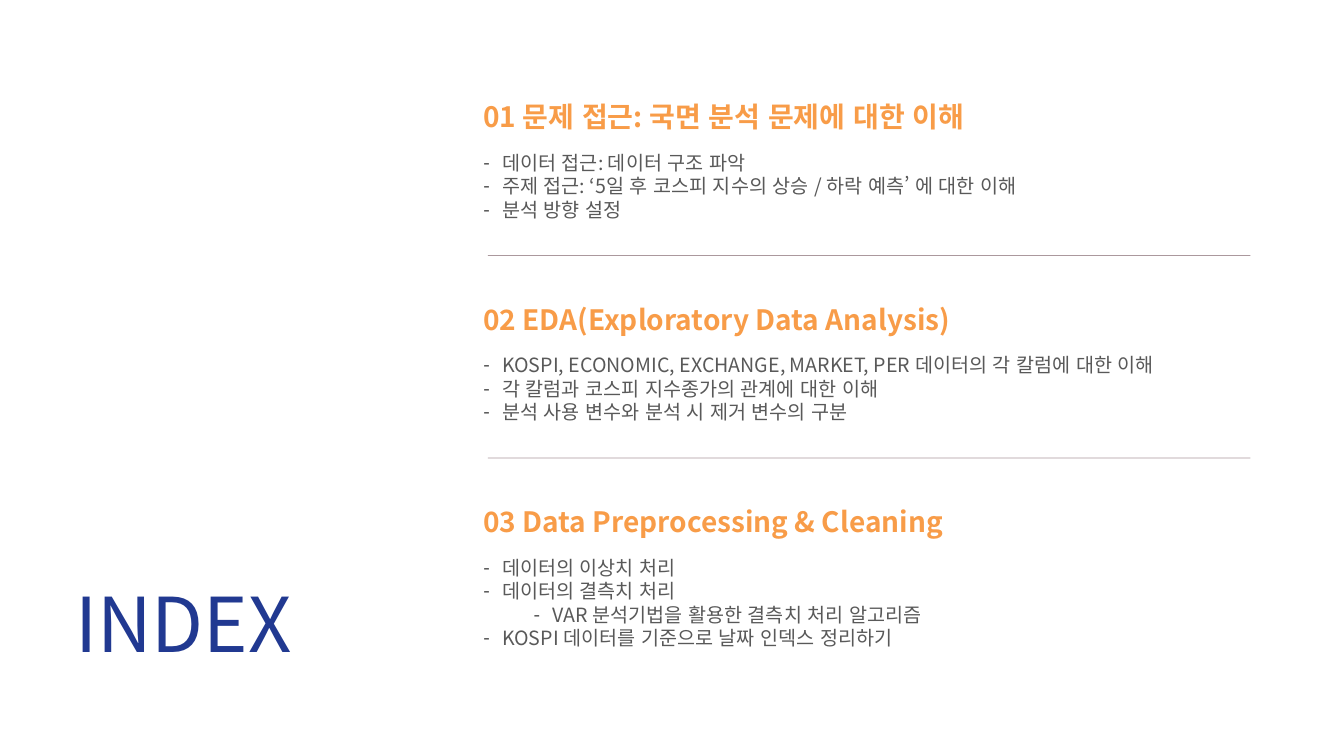
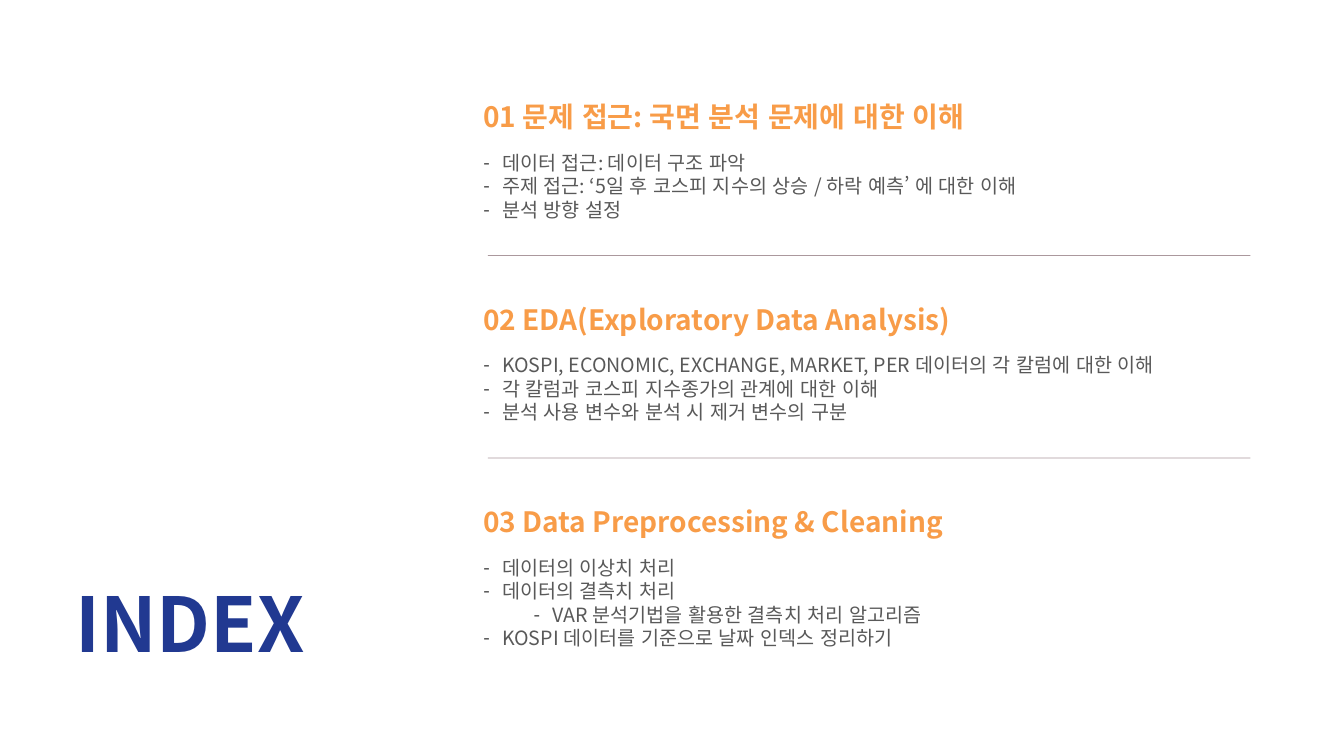
Before and after one commit to bokhak/KOSPI, a slide deck: slide 2 of 정리중_JH/sample4.pptx. Drawn at 1344x756 pixels with LibreOffice and Linux fonts; fonts in the diff are those of the drawing. Boxes give left, top, right and bottom in pixels: in the first picture for what was removed or moved away, otherwise in the second. Text is boxed around its words. In the diff, an @@ line names an element or a change of style, - is before the commit and + after.

```diff
--- a/정리중_JH/sample4.pptx
+++ b/정리중_JH/sample4.pptx
@@ text "INDEX" at [75, 596, 304, 652]: bold on @@
```
Also in this commit, not shown: 3 other slides changed, 7 slides added.
